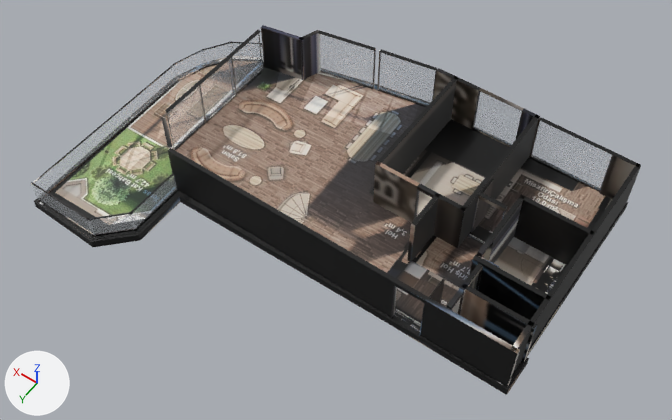
The glTF model _bake/glb/kent-22/model.glb: old version first, new version second.
Both versions are drawn from a 50 mm camera at (-13.3, 18.4, 28.5) aimed at (-0.5, 0.5, 0.4). Arrows for +X, +Y and +Z are at lower left; the lights stay in place. The first picture is the older version. Where no turn or scale is listed for an object, it has been applied to the vertices. Vertices at exactly the same position are counted once.
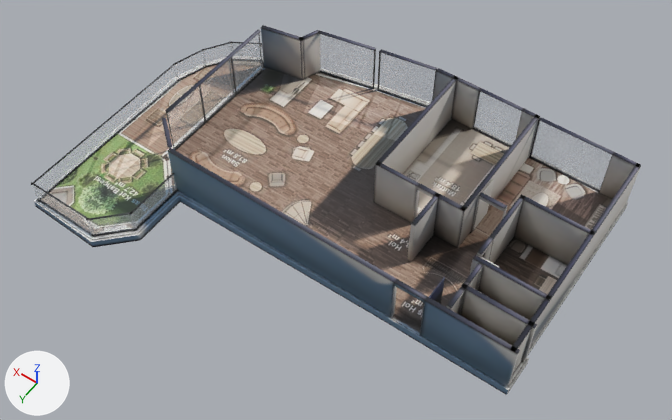
Scene script edits in JSON lines:
```json
{"block": "mat_baked", "where": "n3 = _N.new('ShaderNodeMapping'); n3.name = 'Mapping'"}
{"op": "set", "path": "n3.inputs[1].default_value", "old": "(0.000876, -14.98, 0.0)", "new": "(0.00085, -14.98, 0.0)", "note": "'Location'"}
{"op": "set", "path": "n3.inputs[3].default_value", "old": "(15.71, 15.98, 1.0)", "new": "(15.79, 15.98, 1.0)", "note": "'Scale'"}
{"block": "me_mesh_0", "where": "# used by ob_mesh_0; location = (-9.53, 6.86, -0.36)"}
{"op": "remove", "block": "me_mesh_0", "code": "me_mesh_0.from_pydata(...)  # 2334 vertices, 4230 faces; spans x 0.0..19.2, y -13.8..0.0, z 0.0..2.6"}
{"op": "add", "block": "me_mesh_0", "code": "me_mesh_0.from_pydata(...)  # 1995 vertices, 3552 faces; spans x 0.0..19.2, y -13.8..0.0, z 0.0..2.6"}
{"block": "me_mesh_0", "change": "me_mesh_0 part 1: 3 vertices moved within x 2.7..2.9, y -6.4..-4.9, z 0.3..0.4; 333 vertices removed from x 0.1..16.6, y -11.5..-3.7, z 0.0..0.4"}
{"block": "me_mesh_0", "change": "me_mesh_0 part 2: 2753 kept faces spanning x 0.0..19.2, y -13.8..0.0, z 0.0..2.6 get new texture (UV) coordinates"}
{"block": "me_mesh_0", "change": "other edits to the shape of me_mesh_0 do not show in these pictures"}
```

Changed parts and their boxes (x1, y1, x2, y2) in the pictures (672 x 420 px):
```json
{"object": "Mesh_0", "change": "surface changed", "before": [31, 26, 641, 395], "after": [31, 26, 641, 395]}
{"part": 1, "of": "me_mesh_0", "change": "reshaped", "before": [178, 157, 584, 395]}
{"part": 2, "of": "me_mesh_0", "change": "surface changed", "before": [31, 26, 641, 394], "after": [31, 26, 641, 394], "on screen": "lighter"}
```
